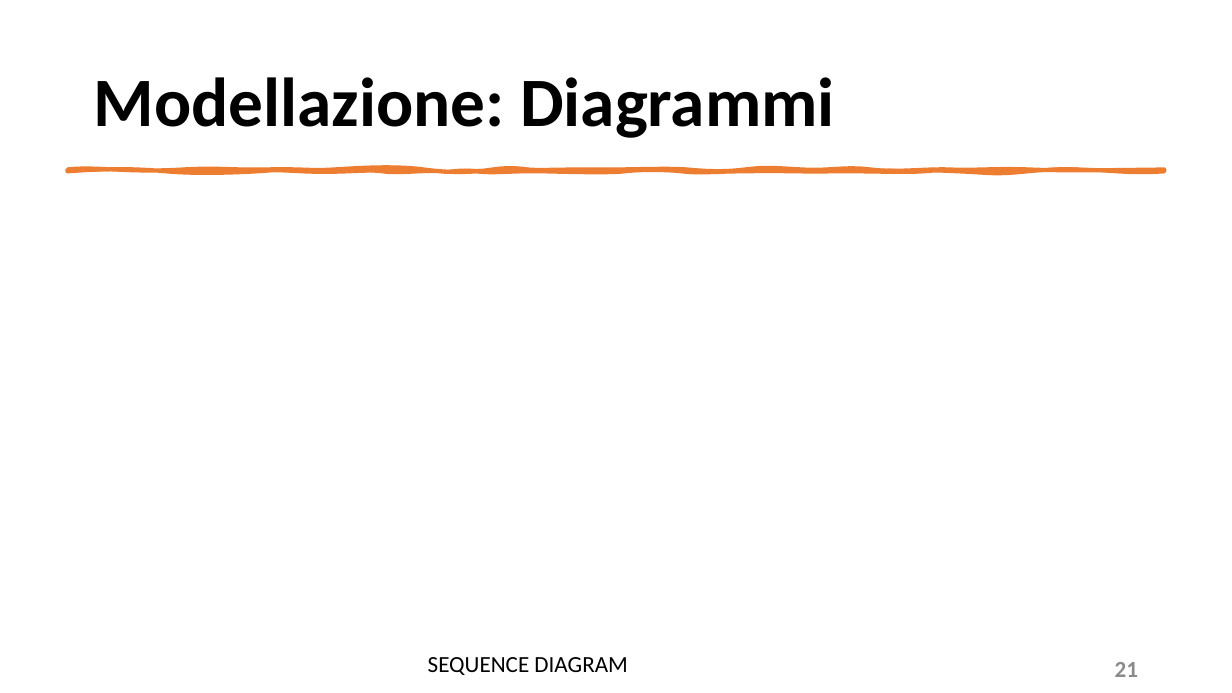
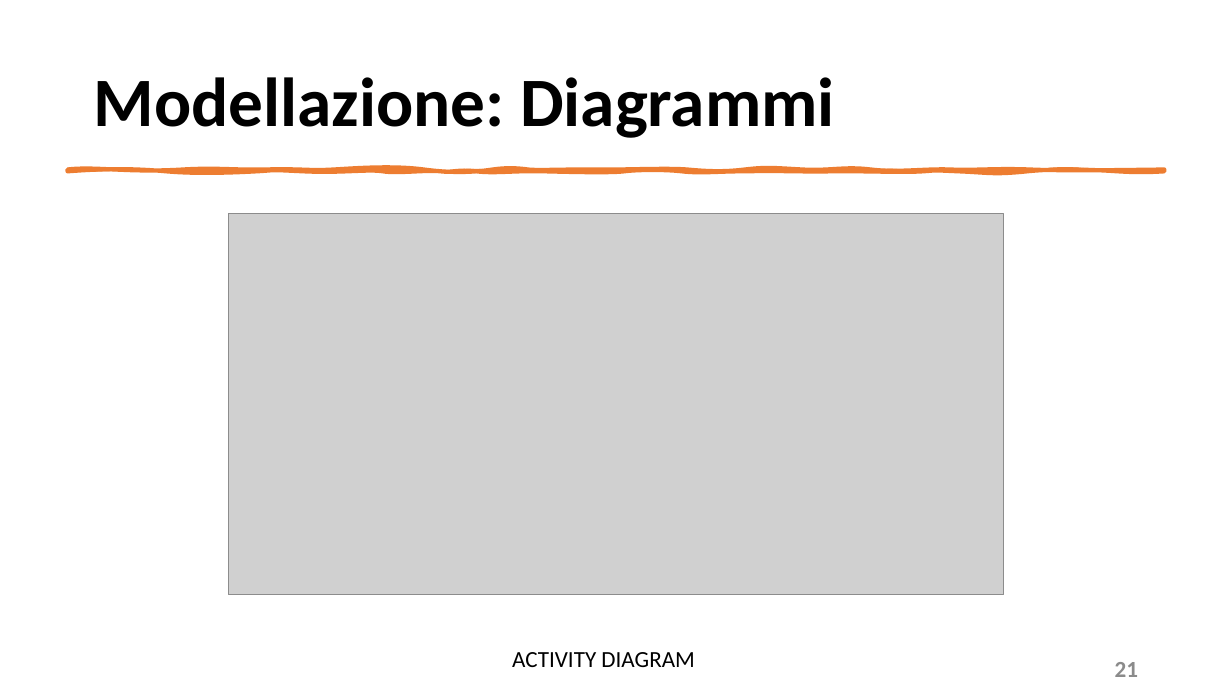
Before and after one commit to mangilimatteo/Progetto_Ingegneria_Software_Cattaneo_Mangili_Saini, a slide deck: slide 21 of Presentazione/Presentazione_Progetto.pptx. Drawn at 1232x693 pixels with LibreOffice and Linux fonts; fonts in the diff are those of the drawing; grey boxes stand for pictures. Boxes give left, top, right and bottom in pixels: in the first picture for what was removed or moved away, otherwise in the second. Text is boxed around its words. In the diff, an @@ line names an element or a change of style, - is before the commit and + after.

Commit message:
Update Presentazione Progetto
Nuova Immagine Activity Diagram

```diff
--- a/Presentazione/Presentazione_Progetto.pptx
+++ b/Presentazione/Presentazione_Progetto.pptx
@@ picture added at (228, 213, 1004, 595) @@
@@ text at (512, 652, 694, 667): text changed @@
-SEQUENCE DIAGRAM
+ACTIVITY DIAGRAM
```
